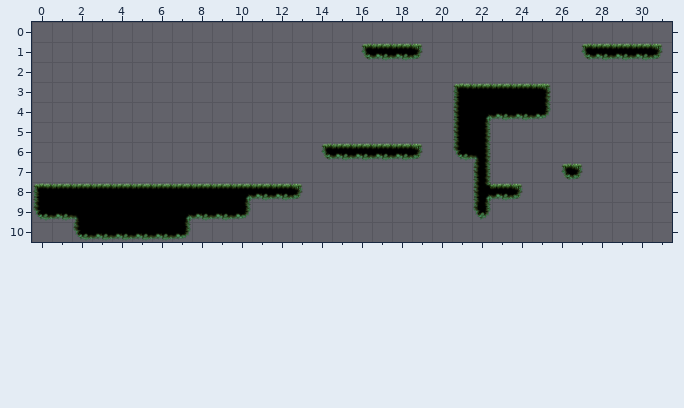
Two versions of a level (Tiled map, assets/tilemaps/level1-map.tmx). That is the earlier state.
Cells are 128x128 px. Shown: x 0..31, y 0..10.
The result:
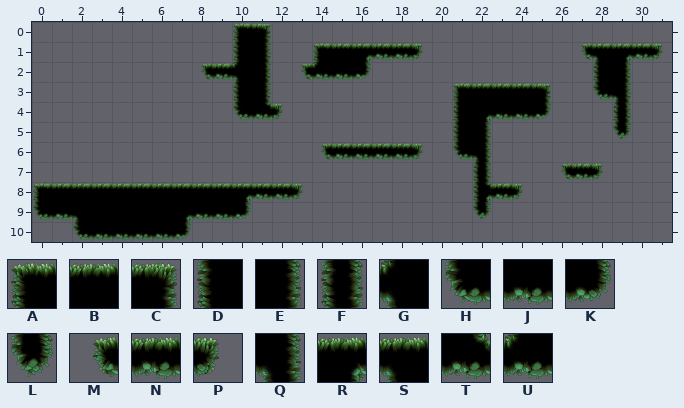
Key: from "mossy": A 0 "mossy", B 1 "mossy", C 2 "mossy", D 7 "mossy", E 9 "mossy", F 10 "mossy", G 13 "mossy", H 14 "mossy", J 15 "mossy", K 16 "mossy", L 17 "mossy", M 21 "mossy", N 22 "mossy", P 23 "mossy", Q 29 "mossy", R 30 "mossy", S 31 "mossy", T 37 "mossy", U 38 "mossy".
_ is an empty cell.
Author's note on the commit: Fix mossy tileset and expand level 1 tilemap Signed-off-by: Cosmin Popa <cosmin7popa@gmail.com>
Difference:
Layer "Platform":
The author put tile A in row 0 at x 10; in row 1 at x 14.
The author put tile B in row 1 at x 15.
The author put tile C in row 0 at x 11.
The author put tile D in row 1 at x 10; in row 2 at x 28; in row 3 at x 10.
The author put tile E in row 1 at x 11; in row 2 at x 11 and 29; in row 3 at x 11.
The author put tile F in row 4 at x 29.
The author put tile G in row 2 at x 10.
The author put tile H in row 3 at x 28; in row 4 at x 10.
The author put tile J in row 2 at x 15.
The author put tile K in row 2 at x 16.
The author put tile L in row 5 at x 29.
The author put tile M in row 2 at x 8 and 13.
Tile P becomes tile N in row 7 at x 27.
The author put tile N in row 2 at x 9.
The author put tile P in row 4 at x 12; in row 7 at x 28.
The author put tile Q in row 3 at x 29.
Tile M becomes tile R in row 1 at x 16.
Tile N becomes tile R in row 1 at x 29.
Tile N becomes tile S in row 1 at x 28.
The author put tile T in row 4 at x 11.
The author put tile U in row 2 at x 14.
